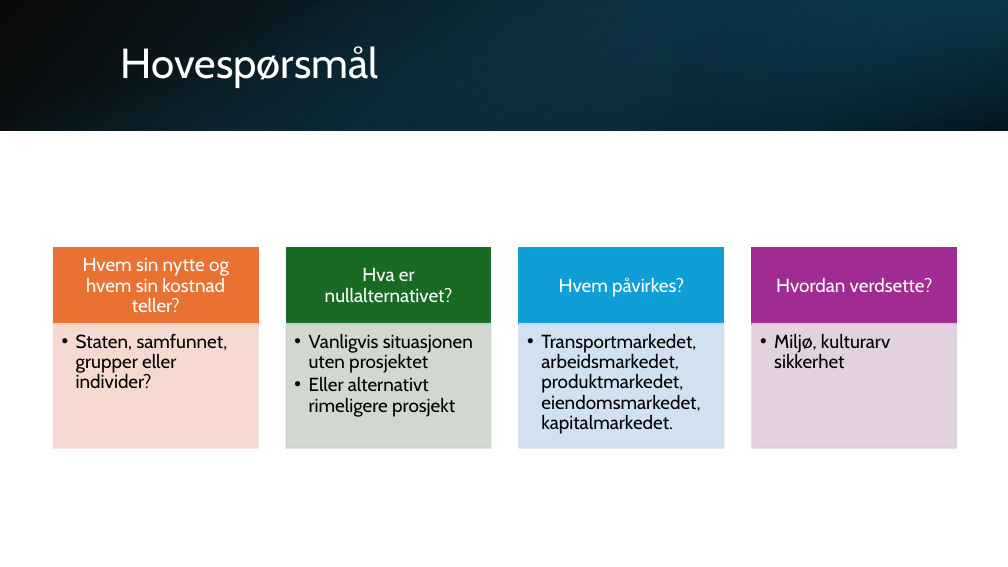
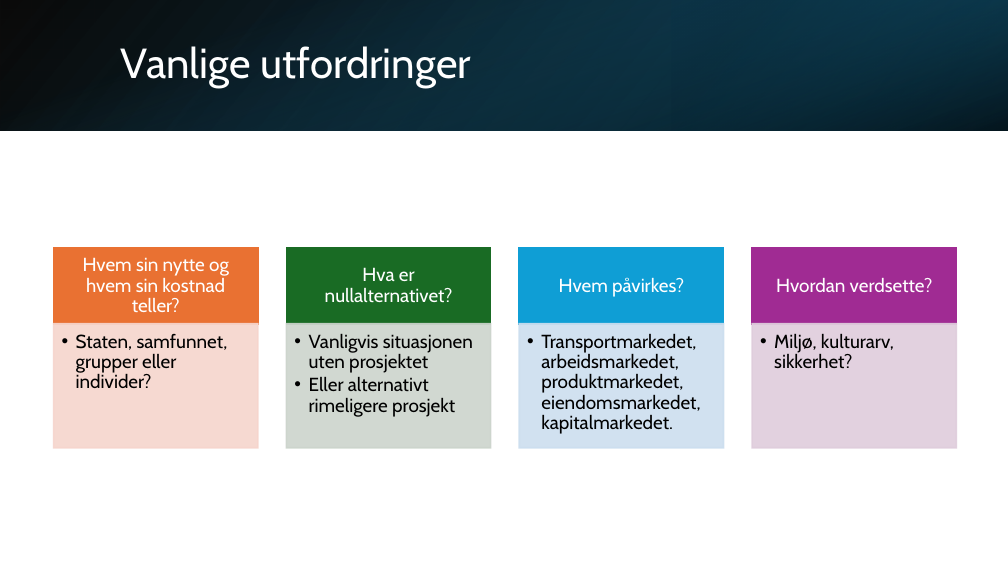
Before and after one commit to uit-sok-2301-h26/uit-sok-2301-h26.github.io, a slide deck: slide 15 of forelesninger/Forelesning 1.pptx (slide 7 before the commit). Drawn at 1008x567 pixels with LibreOffice and Linux fonts; fonts in the diff are those of the drawing. Boxes give left, top, right and bottom in pixels: in the first picture for what was removed or moved away, otherwise in the second. Text is boxed around its words. In the diff, an @@ line names an element or a change of style, - is before the commit and + after.

```diff
--- a/forelesninger/Forelesning 1.pptx
+++ b/forelesninger/Forelesning 1.pptx
@@ title at (121, 46, 471, 88): text changed @@
-Hovespørsmål
+Vanlige utfordringer
@@ text at (774, 334, 894, 368): text changed @@
-  • Miljø, kulturarv sikkerhet
+  • Miljø, kulturarv, sikkerhet?
```
Also in this commit, not shown: 1 other slide changed, 1 slide added, 1 other file.
